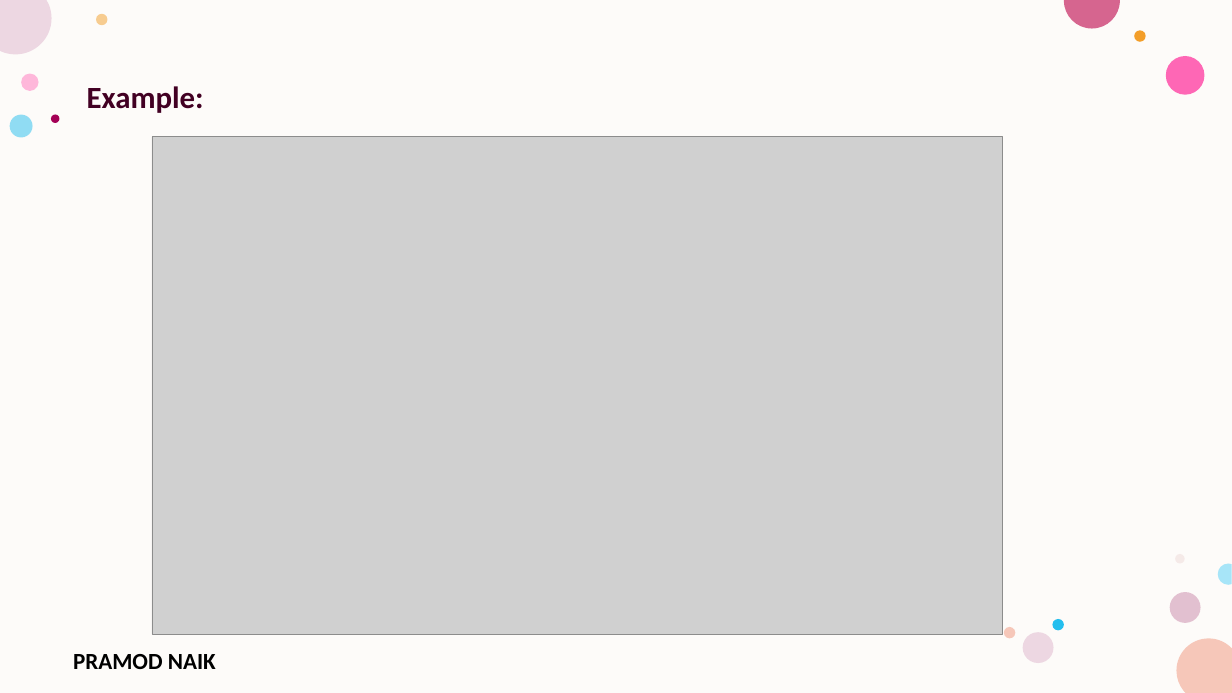
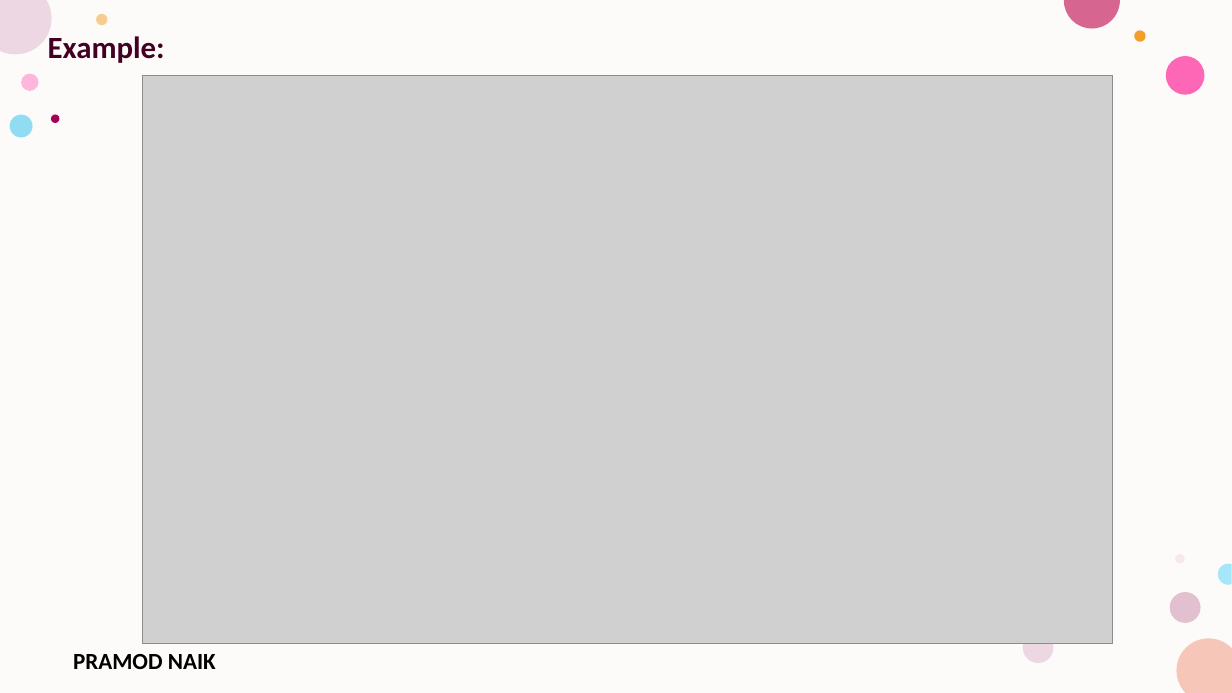
Before and after one commit to PRAMODNAIK-DEV/Backend-Dev-using-Python-FastAPI, a slide deck: slide 49 of Python Fundamentals/Collections and Classes.pptx (slide 43 before the commit). Drawn at 1232x693 pixels with LibreOffice and Linux fonts; fonts in the diff are those of the drawing; grey boxes stand for pictures; background and template pictures are left out. Boxes give left, top, right and bottom in pixels: in the first picture for what was removed or moved away, otherwise in the second. Text is boxed around its words. In the diff, an @@ line names an element or a change of style, - is before the commit and + after.

```diff
--- a/Python Fundamentals/Collections and Classes.pptx
+++ b/Python Fundamentals/Collections and Classes.pptx
@@ text "Example:" moved from (x1=87, y1=86, x2=204, y2=113) to (x1=48, y1=36, x2=165, y2=63) @@
@@ picture resized from (x1=152, y1=137, x2=1003, y2=634) to (x1=142, y1=76, x2=1113, y2=644) @@
@@ ellipse removed at (x1=1004, y1=628, x2=1015, y2=639) @@
@@ ellipse removed at (x1=1053, y1=619, x2=1064, y2=630) @@
```
Also in this commit, not shown: 12 other slides changed, 10 slides added, 3 other files.
